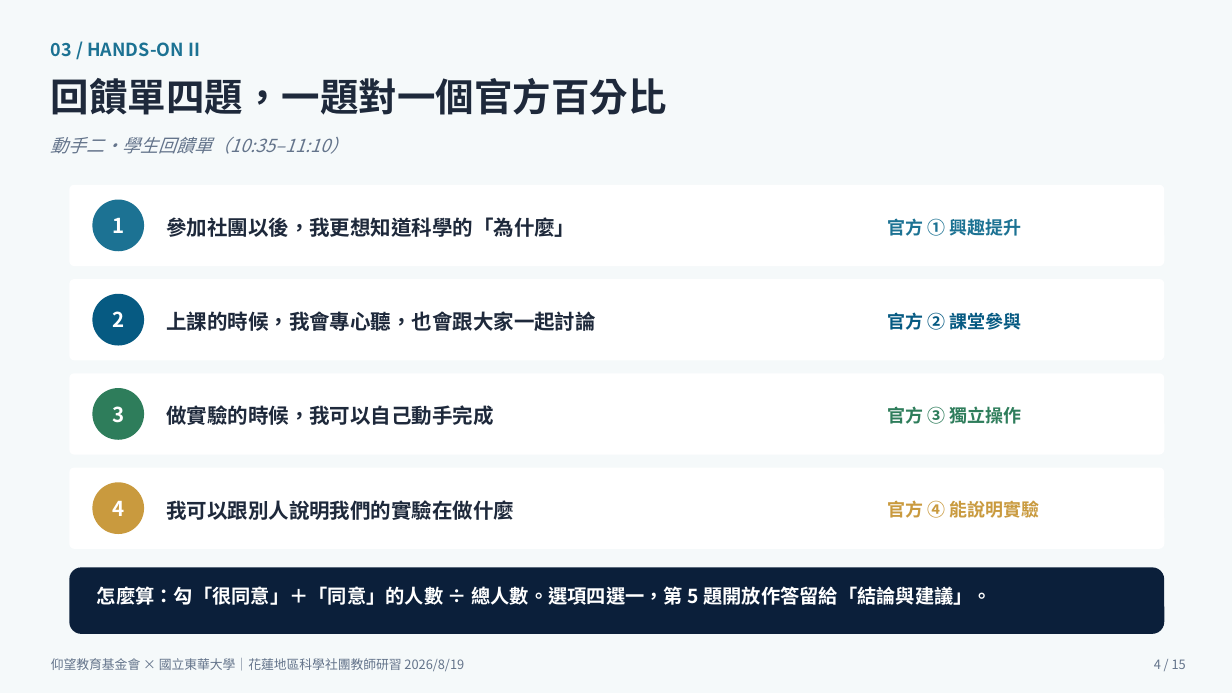
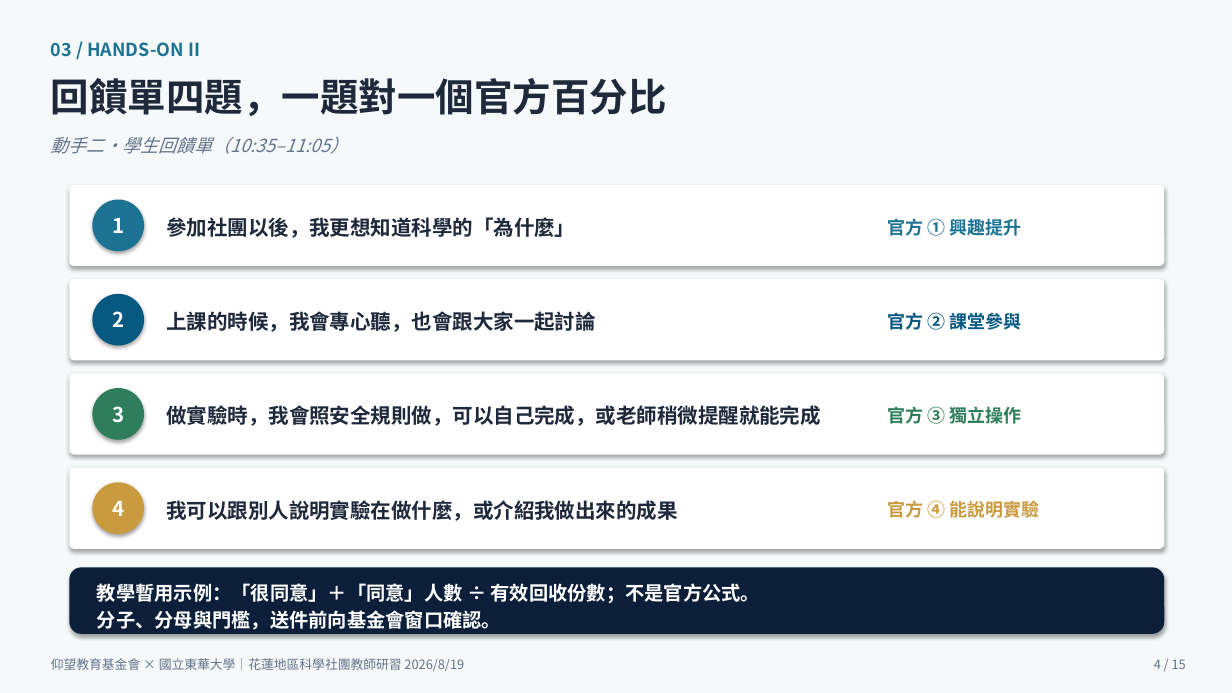
Before and after one commit to cwstedctw/sci-club-toolkit, a slide deck: slide 4 of part2-豐兆/20260819研習主講簡報_回饋單出席核銷_游豐兆.pptx. Drawn at 1232x693 pixels with LibreOffice and Linux fonts; fonts in the diff are those of the drawing. Boxes give left, top, right and bottom in pixels: in the first picture for what was removed or moved away, otherwise in the second. Text is boxed around its words. In the diff, an @@ line names an element or a change of style, - is before the commit and + after.

```diff
--- a/part2-豐兆/20260819研習主講簡報_回饋單出席核銷_游豐兆.pptx
+++ b/part2-豐兆/20260819研習主講簡報_回饋單出席核銷_游豐兆.pptx
@@ text at (51, 137, 349, 154): text changed @@
-動手二・學生回饋單（10:35–11:10）
+動手二・學生回饋單（10:35–11:05）
@@ text at (166, 405, 821, 426): text changed @@
-做實驗的時候，我可以自己動手完成
+做實驗時，我會照安全規則做，可以自己完成，或老師稍微提醒就能完成
@@ text at (166, 500, 677, 521): text changed @@
-我可以跟別人說明我們的實驗在做什麼
+我可以跟別人說明實驗在做什麼，或介紹我做出來的成果
@@ shadow on in 10 elements at (92, 200, 144, 251), (92, 294, 144, 346), (92, 388, 144, 440), (92, 482, 144, 534), (0, 0, 1232, 693), (69, 185, 1165, 266), (69, 279, 1165, 360), (69, 373, 1165, 455), (69, 468, 1165, 549), (69, 567, 1165, 634) @@
@@ text at (97, 583, 760, 630): text changed @@
-怎麼算：勾「很同意」＋「同意」的人數 ÷ 總人數。選項四選一，第 5 題開放作答留給「結論與建議」。
+教學暫用示例：「很同意」＋「同意」人數 ÷ 有效回收份數；不是官方公式。
+分子、分母與門檻，送件前向基金會窗口確認。
```
Also in this commit, not shown: 14 other slides changed, 33 other files.
